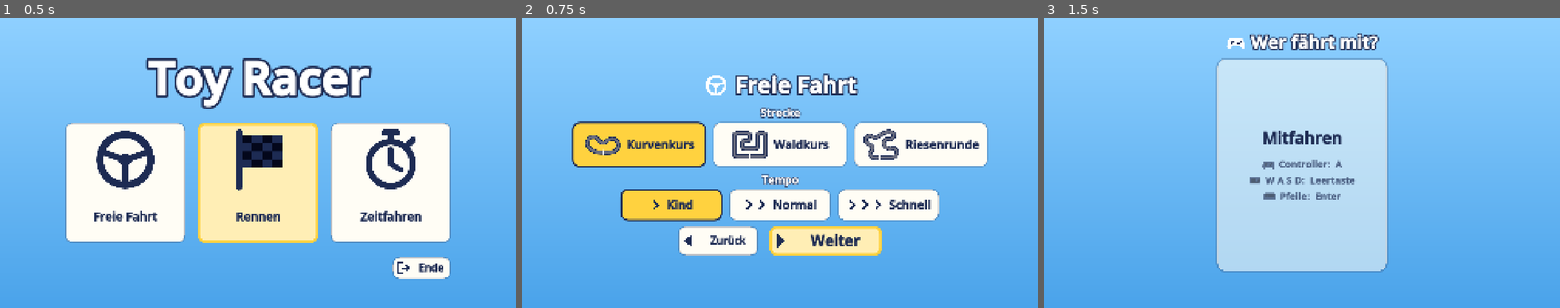
Above: before the commit, frames 1-3 (left to right).
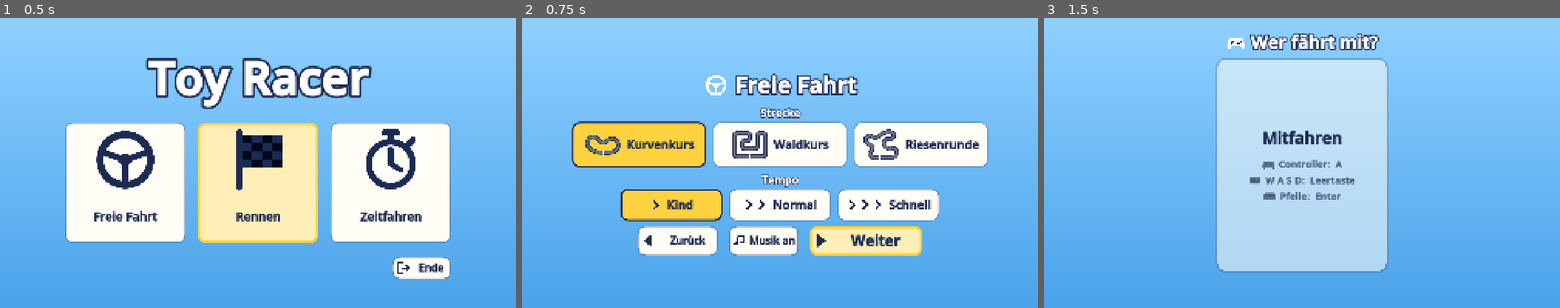
Above: after the commit, the same moments.

Repository: johakunath/toy-kart
Game: Godot game, scene res://scenes/menu.tscn
Same seed, same stepped clock (60 frames per second), same inputs: the game is played once before the commit and once after it. Sound files missing from this copy of the repository are replaced by a short silence.
Inputs:
- Up to frame 1 (0.5 s): no input
- Up to frame 2 (0.75 s): click "Freie Fahrt" at 0.5 s
- Up to frame 3 (1.5 s): click "Weiter" at 1.25 s

Frame 1 is identical in both runs. In frame 2, 3.8% of the frame differs, in the area x 22-78%, y 71-82%; in frame 3, nothing differs.

Commit message:
Milestone 2 starts: music, sound mix, Codex art pipeline, plan update
- Music autoload: generated menu and race tunes (tools/make_music.py), race tune from 'Los!',
  faster on the last lap, off at the finish; Musik an/aus on the options page.
- Audio buses Music / Effects / Engines; split-screen engines quieter; kerb rumble,
  turbo-arrow zip, per-driver horn pitch.
- Drawn toy art: art/toys/<id>-front|back.png wins over photos in make_paper_drivers.py;
  tools/check_art.py; docs/ART_BRIEF.md and docs/CODEX_TOY_ART.md.
- PLAN: milestone table with status, gates are Johannes' test drives until the kid is ready,
  second controller moved to milestone 5. BACKLOG, DECISIONS, HANDOVER updated.

Co-Authored-By: Claude Opus 5.5 <noreply@anthropic.com>

Diff:
--- /dev/null
+++ b/assets/icons/music.svg
@@ -0,0 +1 @@
+<svg xmlns="http://www.w3.org/2000/svg" width="256" height="256" viewBox="0 0 64 64"><path d="M24 46V12L54 6V40" fill="none" stroke="#fff" stroke-width="5" stroke-linejoin="round" stroke-linecap="round"/><ellipse cx="17" cy="47" rx="9" ry="7" fill="#fff"/><ellipse cx="47" cy="41" rx="9" ry="7" fill="#fff"/></svg>
--- /dev/null
+++ b/assets/icons/music_off.svg
@@ -0,0 +1 @@
+<svg xmlns="http://www.w3.org/2000/svg" width="256" height="256" viewBox="0 0 64 64"><path d="M24 46V12L54 6V40" fill="none" stroke="#fff" stroke-width="5" stroke-linejoin="round" stroke-linecap="round" opacity="0.5"/><ellipse cx="17" cy="47" rx="9" ry="7" fill="#fff" opacity="0.5"/><ellipse cx="47" cy="41" rx="9" ry="7" fill="#fff" opacity="0.5"/><path d="M8 8L56 56" stroke="#fff" stroke-width="6" stroke-linecap="round"/></svg>
--- /dev/null
+++ b/default_bus_layout.tres
@@ -0,0 +1,21 @@
+[gd_resource type="AudioBusLayout" format=3]
+
+[resource]
+bus/1/name = &"Music"
+bus/1/solo = false
+bus/1/mute = false
+bus/1/bypass_fx = false
+bus/1/volume_db = -7.0
+bus/1/send = &"Master"
+bus/2/name = &"Effects"
+bus/2/solo = false
+bus/2/mute = false
+bus/2/bypass_fx = false
+bus/2/volume_db = 0.0
+bus/2/send = &"Master"
+bus/3/name = &"Engines"
+bus/3/solo = false
+bus/3/mute = false
+bus/3/bypass_fx = false
+bus/3/volume_db = -4.0
+bus/3/send = &"Master"
--- a/project.godot
+++ b/project.godot
@@ -25,6 +25,7 @@
 [autoload]
 
 Game="*res://scripts/core/game.gd"
+Music="*res://scripts/core/music.gd"
 
 [display]
 
--- a/scenes/boost_star.tscn
+++ b/scenes/boost_star.tscn
@@ -82,6 +82,7 @@
 draw_pass_1 = SubResource("BurstQuad")
 
 [node name="Sound" type="AudioStreamPlayer3D" parent="."]
+bus = &"Effects"
 transform = Transform3D(1, 0, 0, 0, 1, 0, 0, 0, 1, 0, 0.95, 0)
 stream = ExtResource("2")
 volume_db = 3.0
--- a/scenes/kart.tscn
+++ b/scenes/kart.tscn
@@ -154,27 +154,32 @@
 mesh = SubResource("MarkerMesh")
 
 [node name="ScreechSound" type="AudioStreamPlayer3D" parent="Container"]
+bus = &"Engines"
 stream = ExtResource("4")
 volume_db = -80.0
 max_distance = 45.0
 autoplay = true
 
 [node name="EngineSound" type="AudioStreamPlayer3D" parent="Container"]
+bus = &"Engines"
 stream = ExtResource("5")
 volume_db = -15.0
 max_distance = 45.0
 autoplay = true
 
 [node name="ImpactSound" type="AudioStreamPlayer3D" parent="Container"]
+bus = &"Effects"
 stream = ExtResource("6")
 max_distance = 45.0
 
 [node name="HornSound" type="AudioStreamPlayer3D" parent="Container"]
+bus = &"Effects"
 stream = ExtResource("7")
 volume_db = 2.0
 max_distance = 80.0
 
 [node name="BoostSound" type="AudioStreamPlayer3D" parent="Container"]
+bus = &"Effects"
 stream = ExtResource("8")
 max_distance = 60.0
 
--- a/scripts/core/game.gd
+++ b/scripts/core/game.gd
@@ -27,6 +27,7 @@
 var ai_count := MAX_AI
 var players: Array[PlayerConfig] = []
 var track: TrackDef
+var music_on := true
 
 var drivers: Array[DriverDef] = []
 var karts: Array[KartDef] = []
@@ -49,6 +50,7 @@
 		save_enabled = false  # test and screenshot runs
 	speed_class = clampi(_settings.get_value("options", "speed_class", SpeedClass.KID), 0, 2) as SpeedClass
 	ai_count = clampi(_settings.get_value("options", "ai_count", MAX_AI), 0, MAX_AI)
+	music_on = _settings.get_value("options", "music", true)
 	_load_catalog()
 	track = track_by_id(smoke_args.get("track", _settings.get_value("options", "track", "")))
 	if not OS.has_feature("editor") and not smoke and not OS.get_cmdline_user_args().has("--windowed"):
@@ -123,6 +125,7 @@
 func save_options() -> void:
 	_settings.set_value("options", "speed_class", speed_class)
 	_settings.set_value("options", "ai_count", ai_count)
+	_settings.set_value("options", "music", music_on)
 	_settings.set_value("options", "track", track.id if track else "")
 	_save()
 
--- /dev/null
+++ b/scripts/core/music.gd
@@ -0,0 +1,71 @@
+extends Node
+## Autoload "Music": one player for the background music, on the "Music" bus.
+## play("menu") / play("race") cross-fade; the race tune speeds up a little on the last lap.
+## Switched off with Game.music_on (options page). Test runs stay silent.
+
+const TRACKS := {
+	"menu": "res://assets/music/menu.wav",
+	"race": "res://assets/music/race.wav",
+}
+const FADE_SECONDS := 0.8
+
+var _player: AudioStreamPlayer
+var _current := ""
+var _tween: Tween
+
+func _ready() -> void:
+	process_mode = Node.PROCESS_MODE_ALWAYS  # keeps playing in the pause menu
+	_player = AudioStreamPlayer.new()
+	_player.bus = &"Music"
+	add_child(_player)
+
+func play(track: String) -> void:
+	if not _allowed():
+		stop()
+		return
+	if track == _current and _player.playing:
+		return
+	_current = track
+	var stream := load(TRACKS[track]) as AudioStream
+	if stream is AudioStreamWAV:
+		# Loop the whole file, whatever the import settings say.
+		var wav := stream as AudioStreamWAV
+		wav.loop_mode = AudioStreamWAV.LOOP_FORWARD
+		wav.loop_begin = 0
+		wav.loop_end = int(wav.get_length() * wav.mix_rate)
+	_fade_to(-40.0, 0.25 if _player.playing else 0.0)
+	await get_tree().create_timer(0.25 if _player.playing else 0.0).timeout
+	_player.stream = stream
+	_player.pitch_scale = 1.0
+	_player.volume_db = -40.0
+	_player.play()
+	_fade_to(0.0, FADE_SECONDS)
+
+## Last lap: a touch faster and higher, like in the big kart games.
+func hurry() -> void:
+	if _player.playing:
+		create_tween().tween_property(_player, "pitch_scale", 1.08, 1.0)
+
+func stop(seconds := 1.2) -> void:
+	_current = ""
+	if not _player.playing:
+		return
+	_fade_to(-40.0, seconds)
+	_tween.tween_callback(_player.stop)
+
+## Called when the music switch changes.
+func refresh(track_if_on: String) -> void:
+	if _allowed():
+		play(track_if_on)
+	else:
+		stop(0.3)
+
+func _allowed() -> bool:
+	# Test and screenshot runs (save_enabled off) stay silent.
+	return Game.music_on and Game.save_enabled
+
+func _fade_to(db: float, seconds: float) -> void:
+	if _tween:
+		_tween.kill()
+	_tween = create_tween()
+	_tween.tween_property(_player, "volume_db", db, maxf(seconds, 0.01))
--- a/scripts/input/assist.gd
+++ b/scripts/input/assist.gd
@@ -55,6 +55,8 @@
 		return _out
 
 	_watch_for_trouble(racer, track, delta)
+	# On the kerb: the kart rumbles (a sound for every driver, a gentle "oops" for the kid).
+	racer.kart.on_kerb = absf(racer.progress.lateral) > track.half_width - WALL_MARGIN - 0.4
 	if kid:
 		_out.steer = _smart_steer(raw.steer, racer, track, delta)
 		_out.accelerate = _auto_accelerate(raw.accelerate, racer, track)
--- a/scripts/kart/kart.gd
+++ b/scripts/kart/kart.gd
@@ -62,7 +62,9 @@
 var _boost_left := 0.0
 var _boost_strength := 0.0
 var _boost_target := 0.0
-var _flames: GPUParticles3D         ## m/s the kart is pushed to while boosting
+var _flames: GPUParticles3D
+var _rumble: AudioStreamPlayer3D
+var on_kerb := false             ## set by the assist; plays the kerb rumble         ## m/s the kart is pushed to while boosting
 var _drift_time := 0.0
 var _prev_position := Vector3.ZERO
 var _normal := Vector3.UP
@@ -74,6 +76,17 @@
 	sparkles.emitting = false
 	marker.visible = false
 	_build_flames()
+	_rumble = AudioStreamPlayer3D.new()
+	_rumble.name = "RumbleSound"
+	var rumble_stream := load("res://assets/sfx/rumble.wav") as AudioStreamWAV
+	rumble_stream.loop_mode = AudioStreamWAV.LOOP_FORWARD
+	rumble_stream.loop_begin = 0
+	rumble_stream.loop_end = int(rumble_stream.get_length() * rumble_stream.mix_rate)
+	_rumble.stream = rumble_stream
+	_rumble.bus = &"Effects"
+	_rumble.volume_db = -80.0
+	_rumble.max_distance = 30.0
+	container.add_child(_rumble)
 
 # --- Setup ---------------------------------------------------------------------------------
 
@@ -86,6 +99,9 @@
 		engine_sound.play()
 	if kart_def:
 		horn_sound.pitch_scale = kart_def.horn_pitch
+		if driver_def:
+			# Every driver honks a little differently (same driver, same horn every time).
+			horn_sound.pitch_scale *= 0.86 + float(absi(hash(driver_def.id)) % 29) / 100.0
 
 ## Shows a floating arrow in the player's colour above the kart.
 func set_marker_color(color: Color) -> void:
@@ -312,6 +328,7 @@
 			_flames.emitting = false
 
 	_effect_engine(delta)
+	_effect_rumble(delta)
 	_effect_body(delta)
 	_effect_wheels(delta)
 	_effect_trails(delta)
@@ -366,6 +383,16 @@
 	if visual.fork:
 		visual.fork.rotation.y = lerp_angle(visual.fork.rotation.y, -input.x / 1.5, delta * 5.0)
 
+func _effect_rumble(delta: float) -> void:
+	var loud := on_kerb and colliding and speed() > 2.0 and not frozen
+	var target := (-6.0 + engine_db_offset) if loud else -60.0
+	_rumble.volume_db = lerpf(_rumble.volume_db, target, delta * 12.0)
+	_rumble.pitch_scale = clampf(0.6 + speed() / 15.0, 0.6, 1.6)
+	if _rumble.volume_db > -50.0 and not _rumble.playing:
+		_rumble.play()
+	elif _rumble.volume_db <= -55.0 and _rumble.playing:
+		_rumble.stop()
+
 func _effect_engine(delta: float) -> void:
 	var speed_factor := clampf(absf(linear_speed), 0.0, 1.0)
 	var throttle_factor := clampf(absf(input.z), 0.0, 1.0)
--- a/scripts/race/race.gd
+++ b/scripts/race/race.gd
@@ -44,6 +44,11 @@
 	_spawn_racers()
 	_build_views()
 	_build_overlay()
+	Music.stop(0.6)  # quiet for the countdown; the race tune starts with "Los!"
+	if humans.size() > 1:
+		# Two listeners hear every engine twice in split screen: turn the human karts down a bit.
+		for racer in humans:
+			racer.kart.engine_db_offset = -3.0
 	_update_places()
 	Input.joy_connection_changed.connect(_on_joy_connection_changed)
 
@@ -278,6 +283,7 @@
 		for hud in huds:
 			hud.show_message("Los!", 1.0, 230, UiKit.SUN)
 		UiKit.play(self, "beep_high")
+		Music.play("race")
 
 func _check_laps() -> void:
 	if Game.mode == Game.Mode.FREE_DRIVE:
@@ -292,6 +298,7 @@
 				_finish_racer(racer)
 			elif racer.is_human and laps_done == Game.track.laps - 1:
 				huds[humans.find(racer)].show_message("Letzte Runde!", 1.6, 120, UiKit.SUN)
+				Music.hurry()
 				UiKit.play(self, "select")
 
 func _finish_racer(racer: Racer) -> void:
@@ -435,6 +442,7 @@
 
 func _show_finish_screen() -> void:
 	state = State.FINISHED
+	Music.stop(0.8)
 	for hud in huds:
 		hud.hide_message()
 	var record := false
--- a/scripts/track/boost_pad.gd
+++ b/scripts/track/boost_pad.gd
@@ -11,6 +11,7 @@
 var _arrows: MeshInstance3D
 var _time := 0.0
 var _last_hit := {}
+var _sound: AudioStreamPlayer3D
 
 func _ready() -> void:
 	monitoring = true
@@ -36,6 +37,11 @@
 	_arrows.cast_shadow = GeometryInstance3D.SHADOW_CASTING_SETTING_OFF
 	_arrows.position.y = -0.13
 	add_child(_arrows)
+	_sound = AudioStreamPlayer3D.new()
+	_sound.stream = load("res://assets/sfx/turbo.wav")
+	_sound.bus = &"Effects"
+	_sound.max_distance = 35.0
+	add_child(_sound)
 	body_entered.connect(_on_body_entered)
 
 func _process(delta: float) -> void:
@@ -53,6 +59,8 @@
 		return
 	_last_hit[kart.get_instance_id()] = now
 	kart.call("boost", 1.0, 0.3)
+	_sound.pitch_scale = randf_range(0.95, 1.08)
+	_sound.play()
 
 ## Three chevrons pointing forward (+Z) on a dark plate.
 static func _build_mesh() -> ArrayMesh:
--- a/scripts/ui/menu.gd
+++ b/scripts/ui/menu.gd
@@ -25,6 +25,7 @@
 var _start_timer := -1.0
 var _start_label: Label
 var _kid_note: Control
+var _music_button: Button
 
 func _ready() -> void:
 	if Game.smoke:
@@ -33,6 +34,7 @@
 		return
 	theme = UiKit.theme()
 	add_child(UiKit.background())
+	Music.play("menu")
 	_build_mode_page()
 	_build_options_page()
 	_build_players_page()
@@ -137,6 +139,14 @@
 	var back := UiKit.pill_button("arrow_left", "Zurück", Vector2(300, 100))
 	back.pressed.connect(func() -> void: _show(Page.MODE))
 	nav.add_child(back)
+	_music_button = UiKit.pill_button("music", "", Vector2(260, 100))
+	_music_button.pressed.connect(func() -> void:
+		Game.music_on = not Game.music_on
+		Game.save_options()
+		_refresh_music_button()
+		Music.refresh("menu"))
+	nav.add_child(_music_button)
+	_refresh_music_button()
 	_next_button = UiKit.pill_button("arrow_right", "Weiter", Vector2(420, 112))
 	_next_button.add_theme_font_size_override("font_size", 56)
 	_next_button.pressed.connect(func() -> void:
@@ -144,6 +154,10 @@
 		UiKit.play(self, "select")
 		_show(Page.PLAYERS))
 	nav.add_child(_next_button)
+
+func _refresh_music_button() -> void:
+	_music_button.icon = UiKit.icon("music" if Game.music_on else "music_off")
+	_music_button.text = "Musik an" if Game.music_on else "Musik aus"
 
 func _option_row(parent: Control, title: String) -> HBoxContainer:
 	var block := VBoxContainer.new()
--- a/scripts/ui/ui_kit.gd
+++ b/scripts/ui/ui_kit.gd
@@ -139,6 +139,7 @@
 	var player := AudioStreamPlayer.new()
 	player.stream = load("res://assets/sfx/%s.wav" % sound)
 	player.volume_db = volume_db
+	player.bus = &"Effects"
 	player.process_mode = Node.PROCESS_MODE_ALWAYS
 	parent.add_child(player)
 	player.finished.connect(player.queue_free)
Not shown, added: art/.gdignore
Not shown, added: assets/icons/music.svg.import
Not shown, added: assets/icons/music_off.svg.import
Not shown, added: assets/music/menu.wav.import
Not shown, added: assets/music/race.wav.import
Not shown, added: assets/sfx/rumble.wav.import
Not shown, added: assets/sfx/turbo.wav.import
Not shown, added: scripts/core/music.gd.uid
Not shown, changed: CLAUDE.md
Not shown, added: assets/music/menu.wav
Not shown, added: assets/music/race.wav
Not shown, added: assets/sfx/rumble.wav
(and 7 more such lines)
